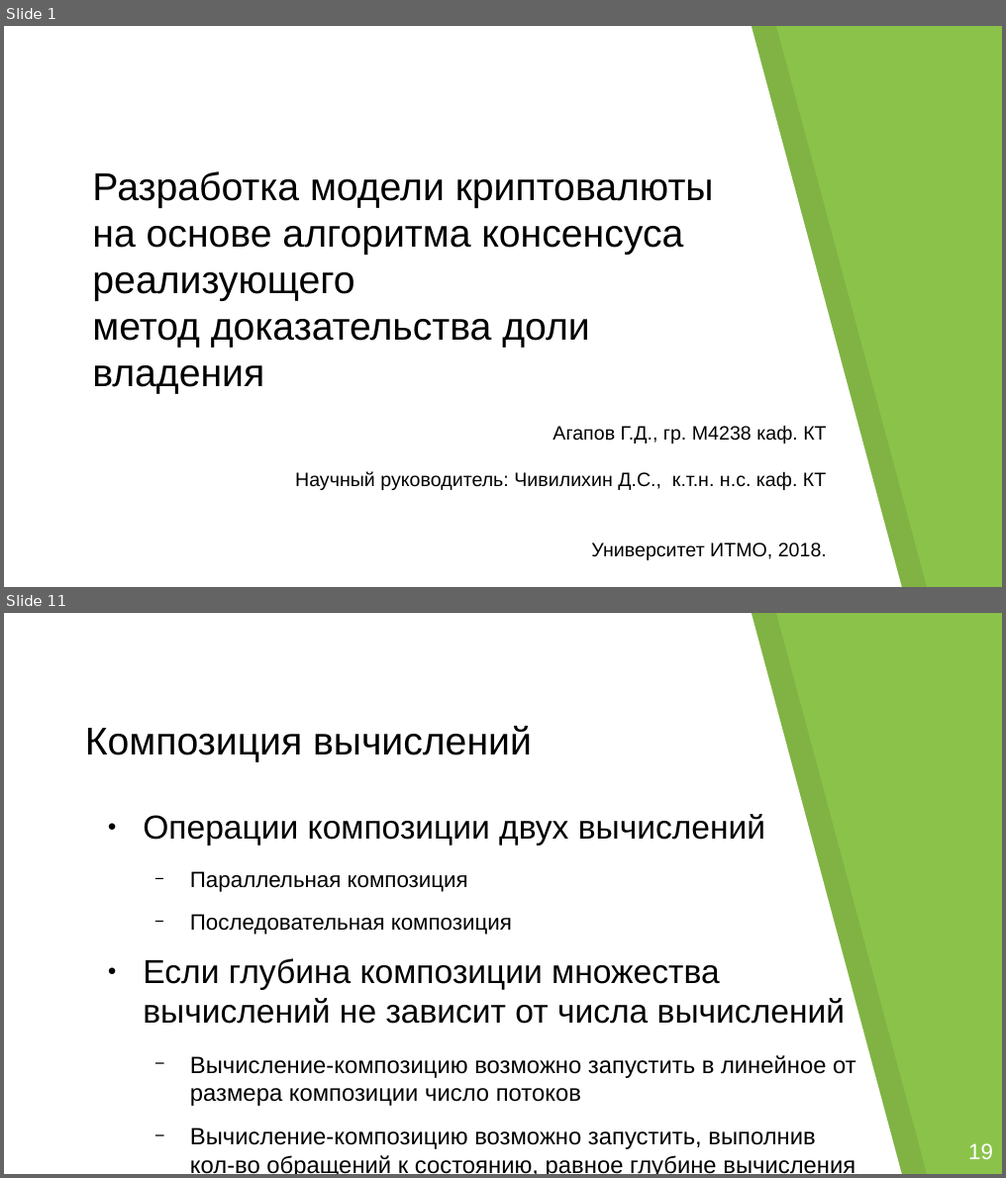
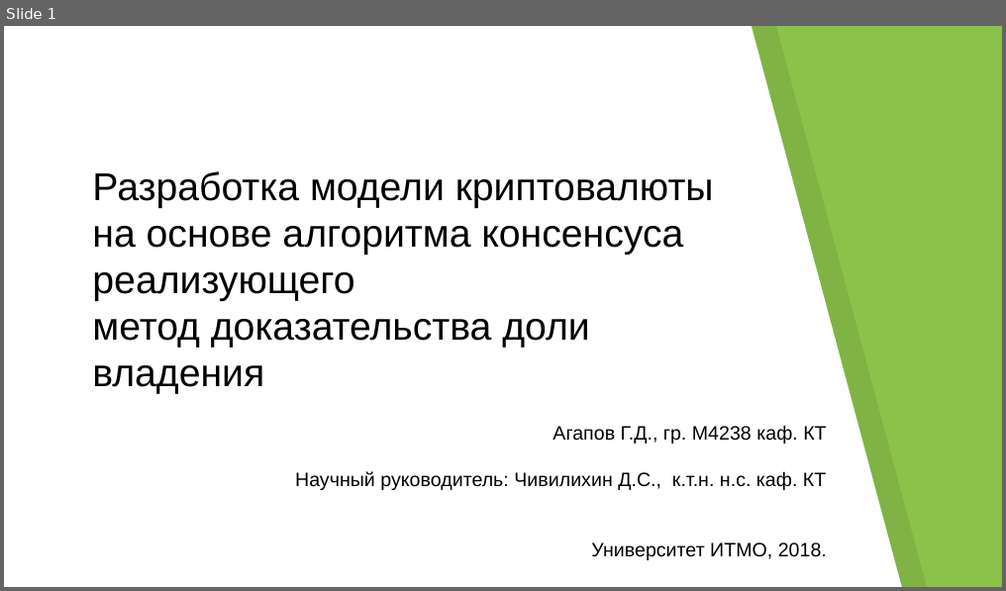
Before and after one commit to georgeee/itmo-master-thesis, a slide deck: presentation.odp. Shown one above the other, each under a label of ours: slides 1 and 11 before the commit, slide 1 after it; the slides between them are not shown. The pictures are 1006x1178 and 1006x591 pixels, drawn with LibreOffice and Linux fonts; fonts in the diff are those of the drawing; background and template pictures are left out. Boxes give left, top, right and bottom in pixels: in the first picture for what was removed or moved away, otherwise in the second. Text is boxed around its words. In the diff, an @@ line names an element or a change of style, - is before the commit and + after.

```diff
--- a/presentation.odp
+++ b/presentation.odp
@@ slide 11 removed at <box>4,613,1002,1174</box>, background #8BC34A; not listed: 2 template elements that a slide beside it also shows @@
@@ title removed at <box>85,726,532,762</box> @@
-Композиция вычислений
@@ text removed at <box>143,814,856,1174</box> @@
-● Операции композиции двух вычислений
-  − Параллельная композиция
-  − Последовательная композиция
-● Если глубина композиции множества вычислений не зависит от числа вычислений
-  − Вычисление-композицию возможно запустить в линейное от размера композиции число потоков
-  − Вычисление-композицию возможно запустить, выполнив кол-во обращений к состоянию, равное глубине вычисления
@@ text removed at <box>968,1144,993,1159</box> @@
-19
@@ page number removed at <box>836,1160,858,1164</box> @@
-11 /
```
Also in this commit, not shown: 9 slides changed, 6 slides added, 8 other slides removed, 6 other files.
